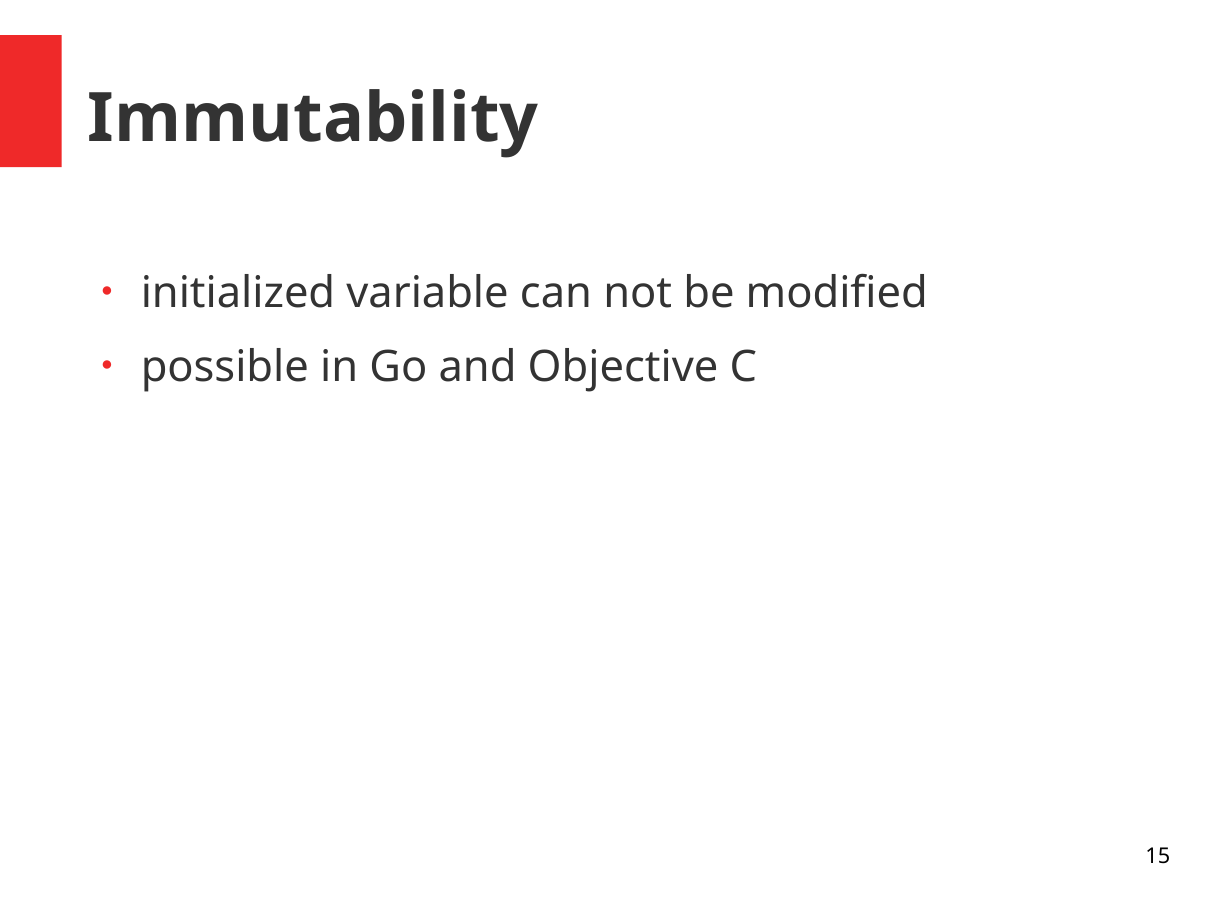
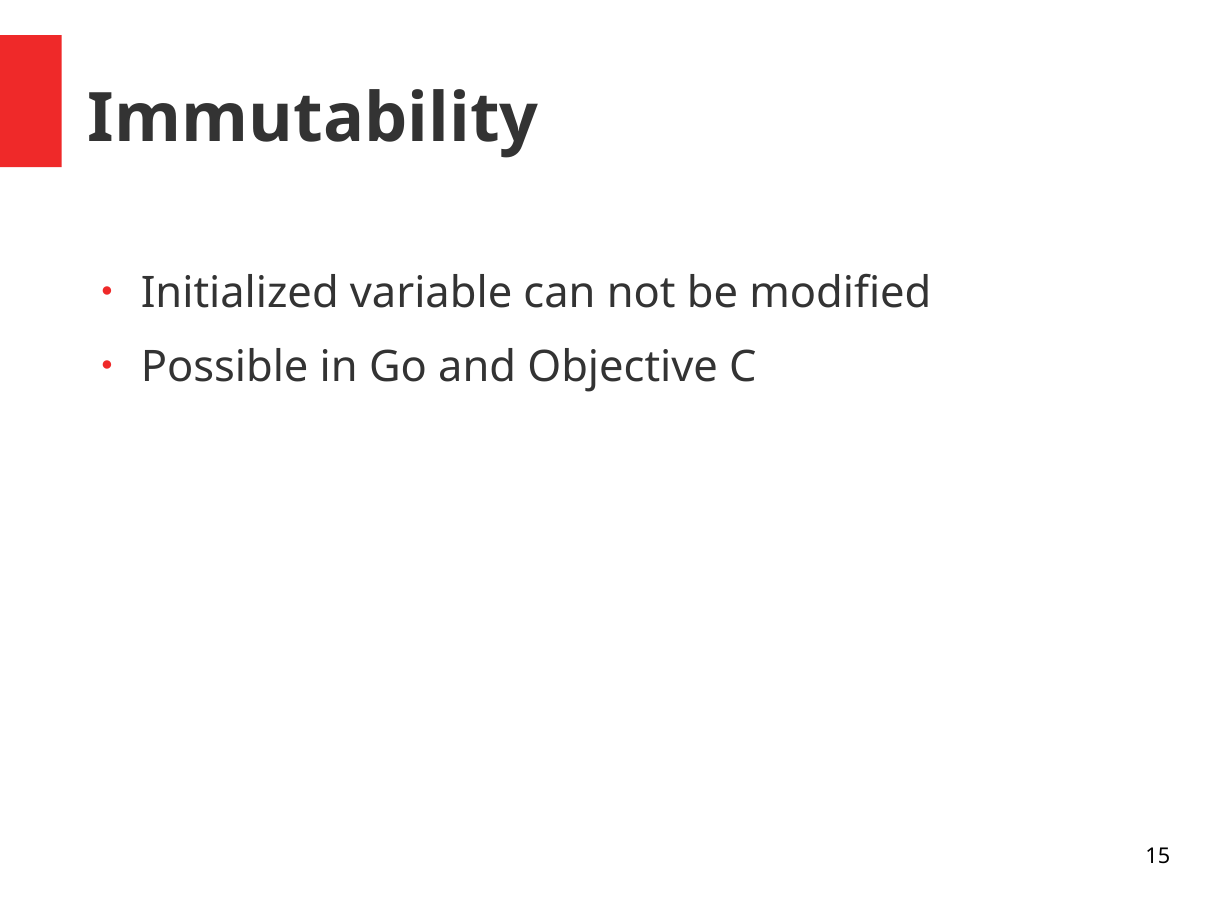
Before and after one commit to simonmtr/inf-fwpm-objective-c-bool-parser, a slide deck: slide 15 of presentation/presentation.odp. Drawn at 1232x924 pixels with LibreOffice and Linux fonts; fonts in the diff are those of the drawing. Boxes give left, top, right and bottom in pixels: in the first picture for what was removed or moved away, otherwise in the second. Text is boxed around its words. In the diff, an @@ line names an element or a change of style, - is before the commit and + after.

```diff
--- a/presentation/presentation.odp
+++ b/presentation/presentation.odp
@@ text at (x1=141, y1=273, x2=931, y2=392): text changed @@
-● initialized variable can not be modified
-● possible in Go and Objective C
+● Initialized variable can not be modified
+● Possible in Go and Objective C
```
Also in this commit, not shown: 9 other slides changed, 4 other files.
